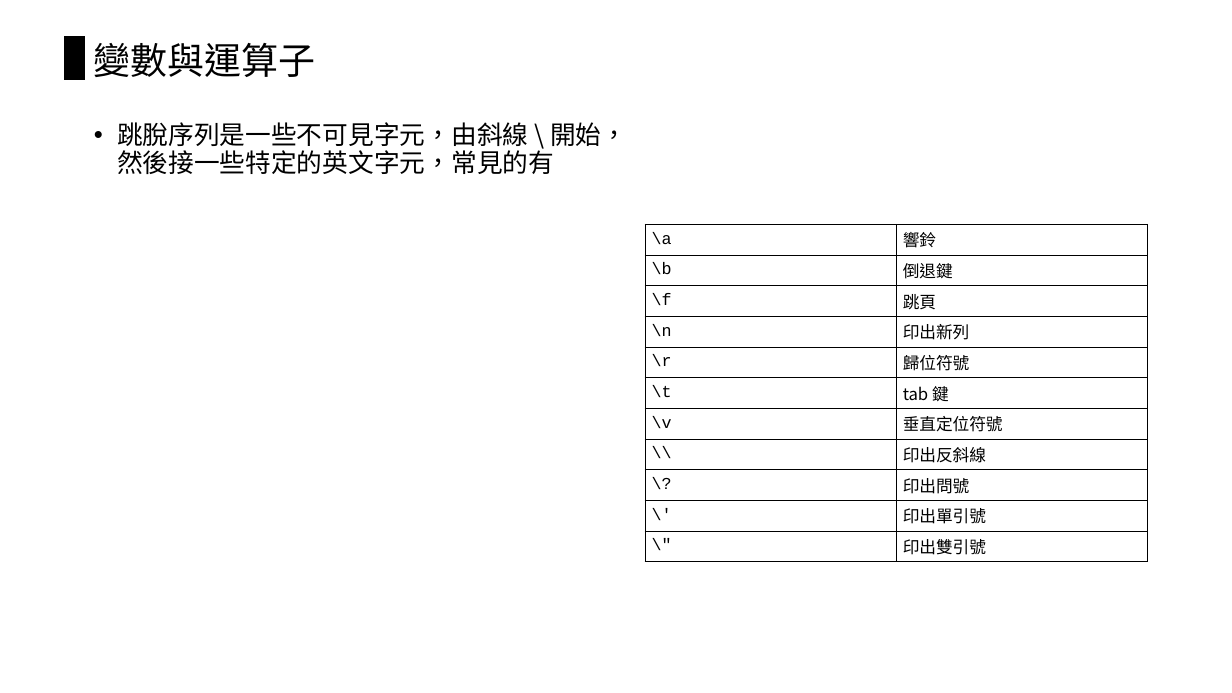
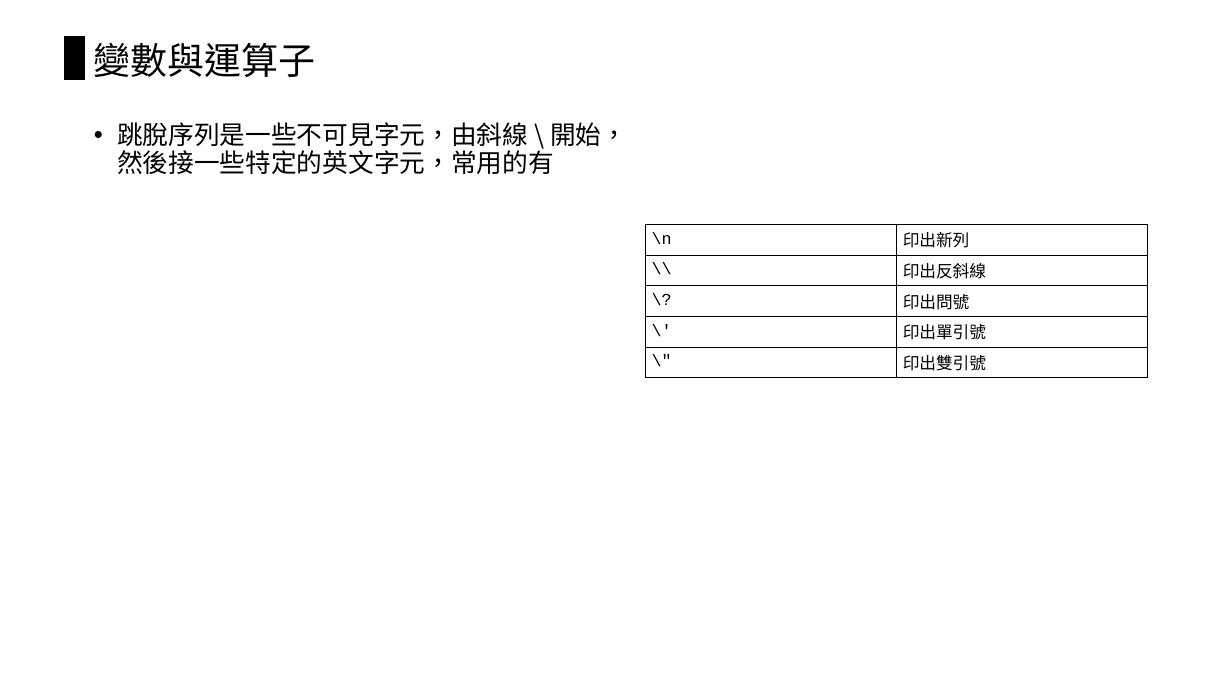
Before and after one commit to chiachin-yen/NCKU_workshop_2018, a slide deck: slide 30 of 2018_Eink工作營.pptx. Drawn at 1232x693 pixels with LibreOffice and Linux fonts; fonts in the diff are those of the drawing. Boxes give left, top, right and bottom in pixels: in the first picture for what was removed or moved away, otherwise in the second. Text is boxed around its words. In the diff, an @@ line names an element or a change of style, - is before the commit and + after.

Commit message:
Update slides

```diff
--- a/2018_Eink工作營.pptx
+++ b/2018_Eink工作營.pptx
@@ text at box(117, 122, 627, 174): text changed @@
-• 跳脫序列是一些不可見字元，由斜線 \ 開始，然後接一些特定的英文字元，常見的有
+• 跳脫序列是一些不可見字元，由斜線 \ 開始，然後接一些特定的英文字元，常用的有
@@ table at box(645, 225, 1148, 375) @@
-row 1: \a | 響鈴
-row 2: \b | 倒退鍵
-row 3: \f | 跳頁
-row 5: \r | 歸位符號
-row 6: \t | tab 鍵
-row 7: \v | 垂直定位符號
```
Also in this commit, not shown: 13 other slides changed, 5 slides added.
